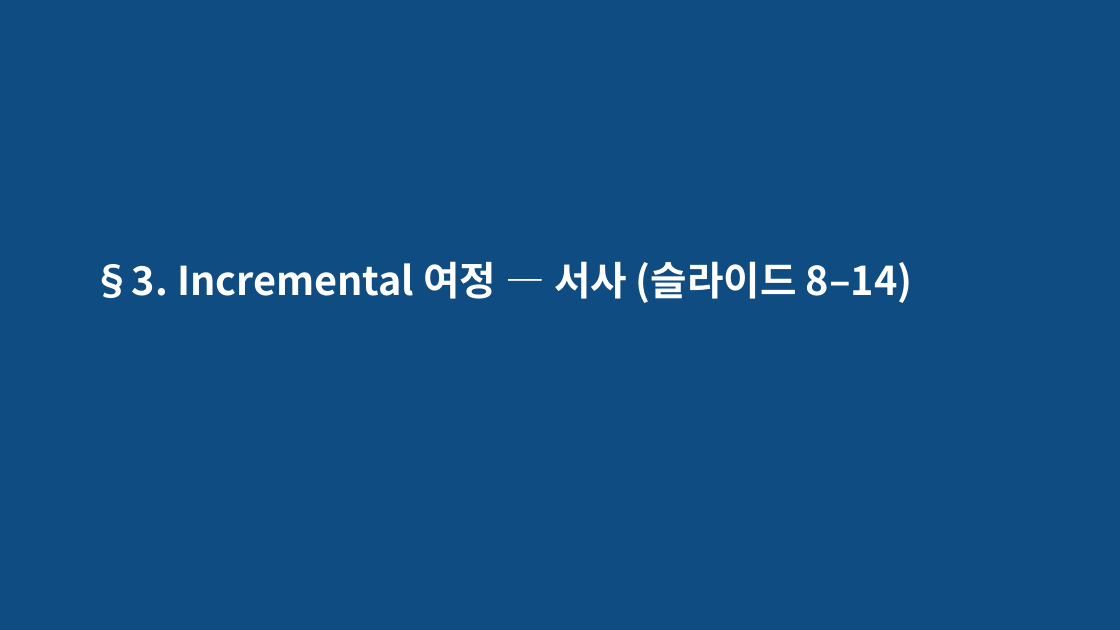
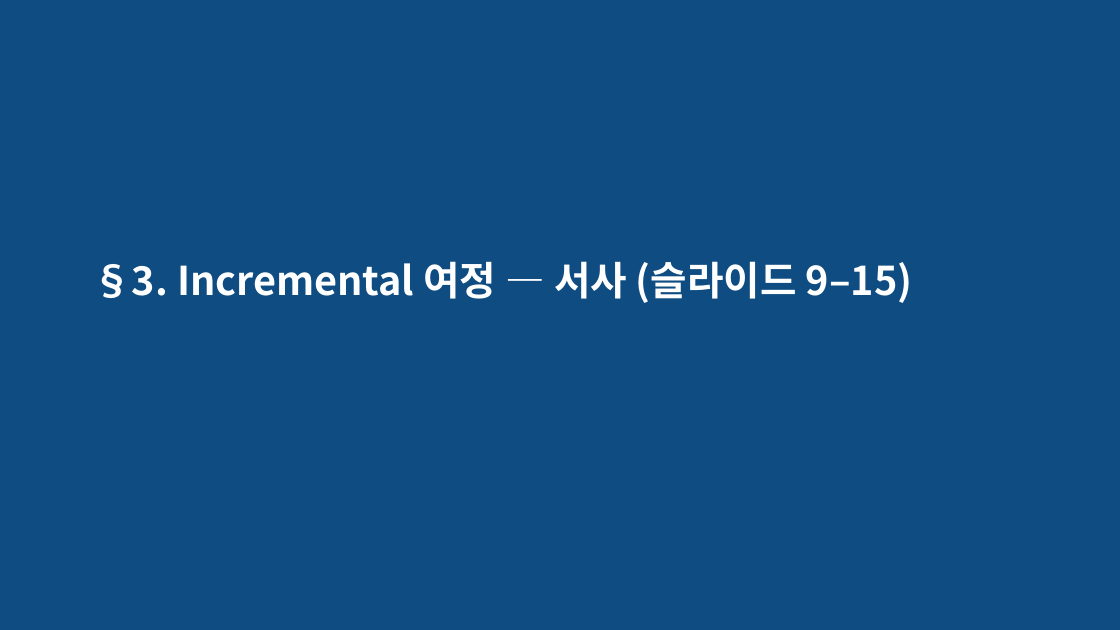
Before and after one commit to sawo0150/gs_floaterLab, a slide deck: slide 16 of context/ppt/ppt0717/gs_floater_deck_0717.pptx (slide 13 before the commit). Drawn at 1120x630 pixels with LibreOffice and Linux fonts; fonts in the diff are those of the drawing. Boxes give left, top, right and bottom in pixels: in the first picture for what was removed or moved away, otherwise in the second. Text is boxed around its words. In the diff, an @@ line names an element or a change of style, - is before the commit and + after.

```diff
--- a/context/ppt/ppt0717/gs_floater_deck_0717.pptx
+++ b/context/ppt/ppt0717/gs_floater_deck_0717.pptx
@@ text at bbox=[92, 261, 913, 303]: text changed @@
-§3. Incremental 여정 — 서사 (슬라이드 8–14)
+§3. Incremental 여정 — 서사 (슬라이드 9–15)
```
Also in this commit, not shown: 18 other slides changed, 3 slides added, 5 other files.
